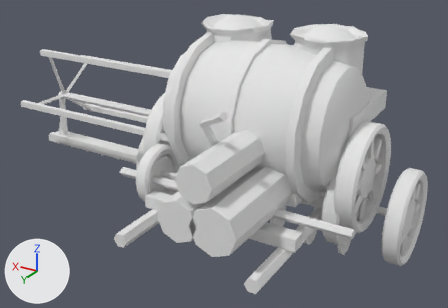
Renders of the FBX model Assets/_Project/Art/Traktor/Traktor_Aletler.fbx from each side of a commit.
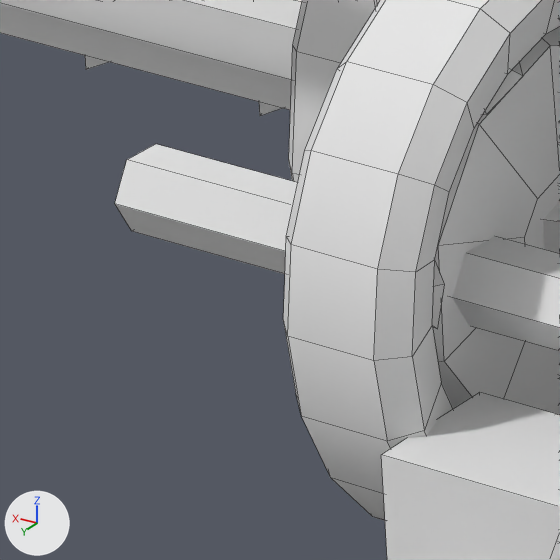
The first picture shows the older version from a camera (50 mm lens) standing at (-2.13, 5.59, 1.86) and looking at (0.42, 1.33, -0.27). The close-ups show the older and then the newer version on the part from 24% to 36% of the width and 50% to 67% of the height of that picture. Only the edits that show in the close-ups are written down. Every picture has the same lights, and +X, +Y and +Z are marked at lower left. The close-ups show mesh edges as thin lines. Where no turn or scale is listed for an object, it has been applied to the vertices.

Names of what the first close-up shows: 'Alet_Bicer', 'Alet_Ekici', 'Alet_Kizak', 'Alet_Pulluk', 'Alet_Su_Tanki'.
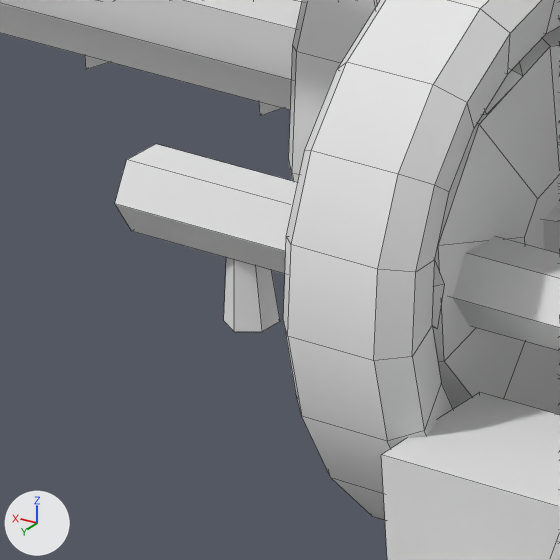
The change in detail:
me_alet_su_tanki is used by ob_alet_su_tanki; location (0.0, 0.0, 0.0); rotation (1.571, 0.0, 0.0), in degrees (90, 0, 0).
me_alet_su_tanki had 1089 vertices, 928 faces and spanned x -1.0..1.0, y -0.57..0.8, z -2.04..0.0.
me_alet_su_tanki now has 453 vertices, 388 faces and spans x -1.0..1.0, y -0.4..0.8, z -2.04..0.0.
me_alet_su_tanki part 1: a new loose piece, a 6-sided cut cone along y (radius 0.022 at the low end, 0.016 at the high end) spanning x 0.881..0.919, y -0.39..-0.33, z -2.022..-1.978, in mat_m_stilize (white #e7e7e7).
Other edits to the shape of me_alet_su_tanki do not show in these pictures.

Changed parts and their boxes (x1, y1, x2, y2) in the close-ups (560 x 560 px):
'Alet_Su_Tanki', reshaped
    before: (115, 0, 560, 351)
    after: (115, 144, 560, 351)
part 1 of me_alet_su_tanki, added
    after: (224, 258, 280, 332)
'Alet_Pulluk', unchanged, covered by the edit
    before: (283, 0, 560, 520)
    after: (543, 201, 560, 254)
'Pulluk_Teker', unchanged, uncovered by the edit
    after: (283, 0, 560, 520)
'Bicer_Cark', unchanged, uncovered by the edit
    after: (0, 0, 302, 80)
'Ekici_Tekerler', unchanged, uncovered by the edit
    after: (289, 0, 375, 182)
